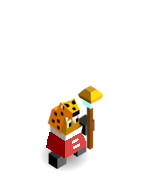
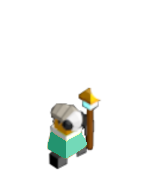
Layers edited between the first and the second 150x186 image:
hid "mindbender.png #14", painted on it over box(40, 85, 104, 172)
added layer "mindbender.png #15" above "mindbender.png #2" over box(46, 87, 102, 170)
